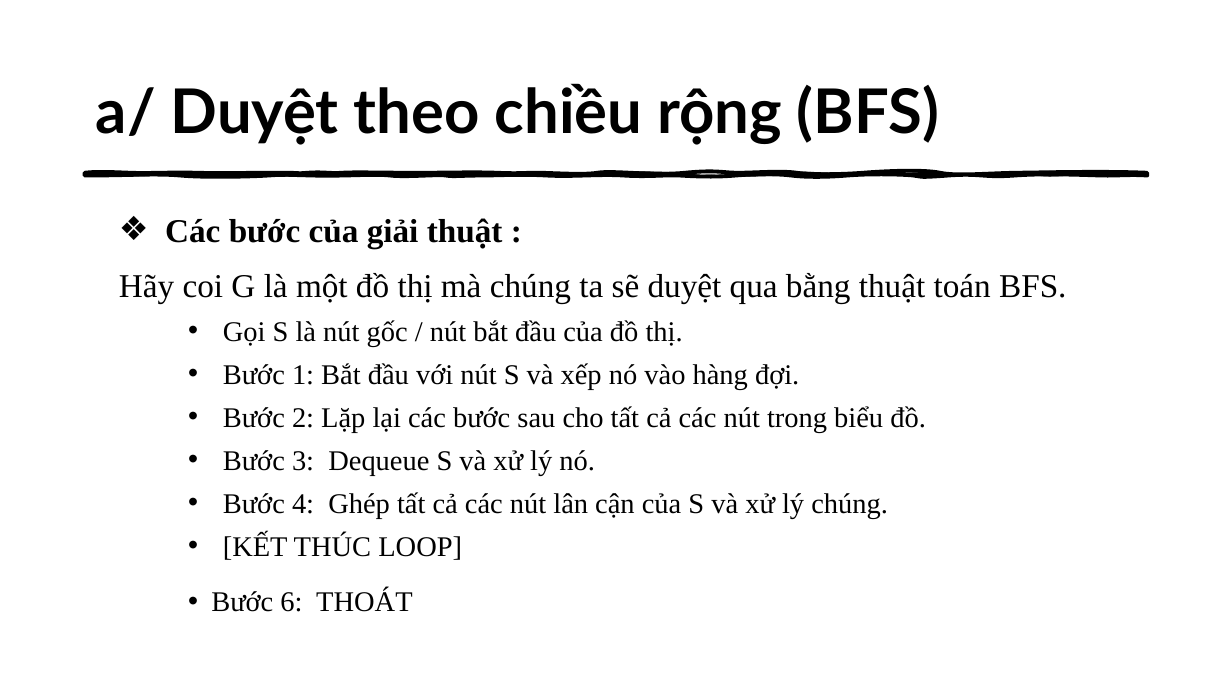
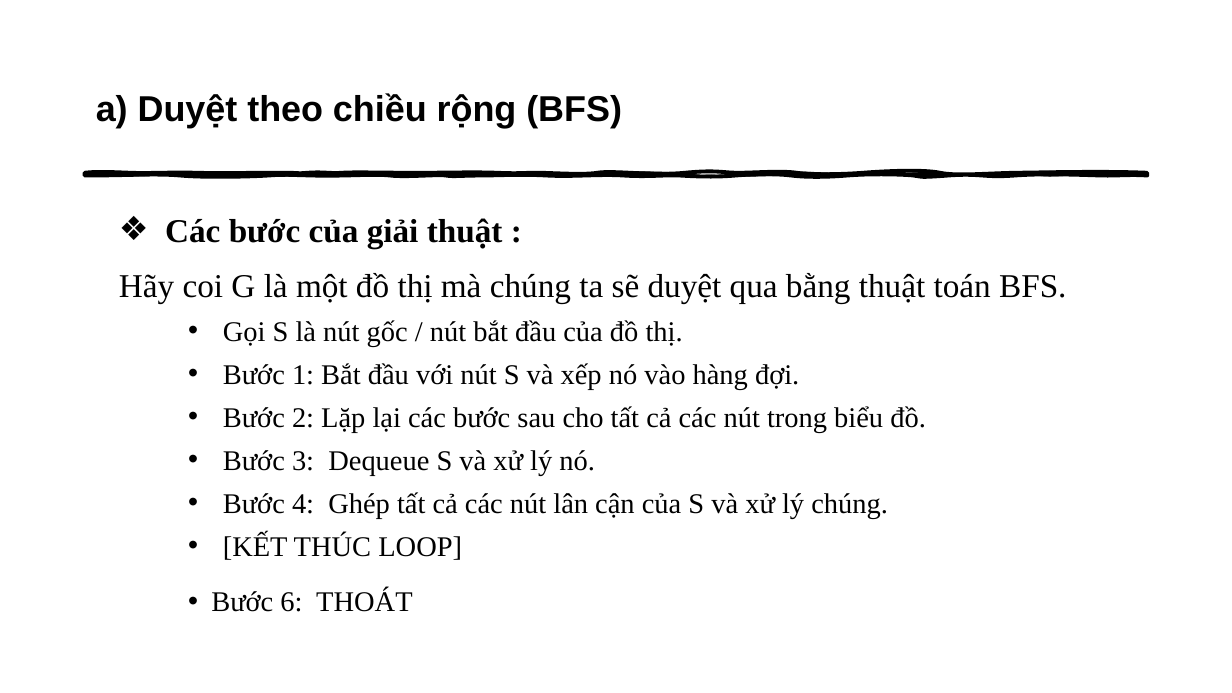
Before and after one commit to thathcmus/CTDL_GT, a slide deck: slide 17 of Cau_Truc_Du_Lieu_Do_Thi_Va_Ung_Dung.pptx (slide 9 before the commit). Drawn at 1232x693 pixels with LibreOffice and Linux fonts; fonts in the diff are those of the drawing. Boxes give left, top, right and bottom in pixels: in the first picture for what was removed or moved away, otherwise in the second. Text is boxed around its words. In the diff, an @@ line names an element or a change of style, - is before the commit and + after.

```diff
--- a/Cau_Truc_Du_Lieu_Do_Thi_Va_Ung_Dung.pptx
+++ b/Cau_Truc_Du_Lieu_Do_Thi_Va_Ung_Dung.pptx
@@ title at (x1=96, y1=93, x2=622, y2=128): text changed; size 48 to 28 pt; font Lato to Arial @@
-a/ Duyệt theo chiều rộng (BFS)
+a) Duyệt theo chiều rộng (BFS)
```
Also in this commit, not shown: 19 other slides changed, 13 slides added, 2 other files.
